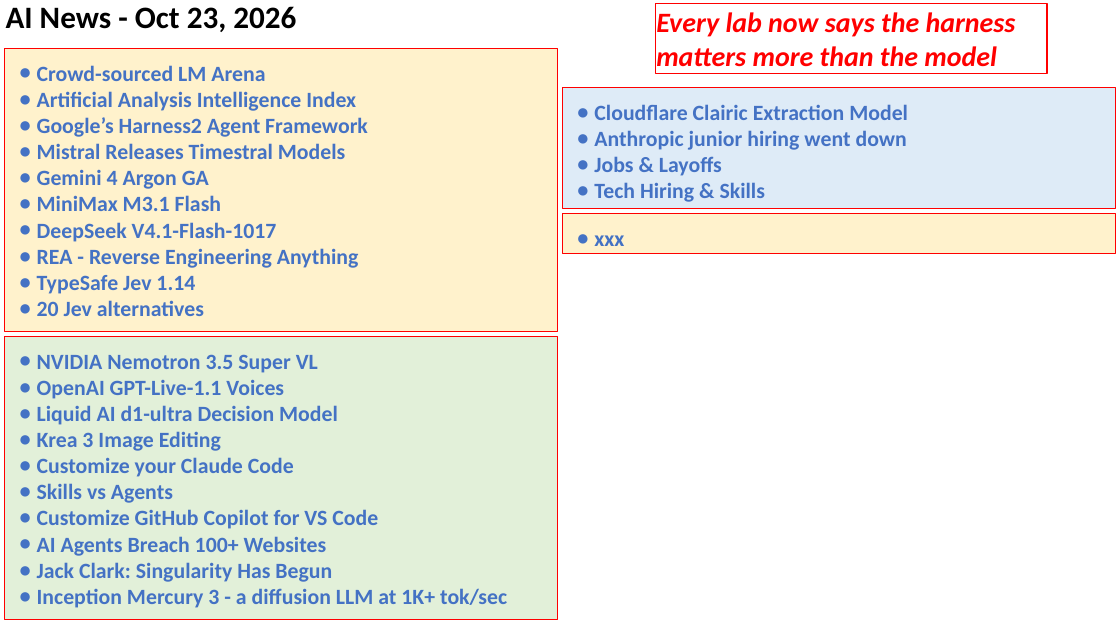
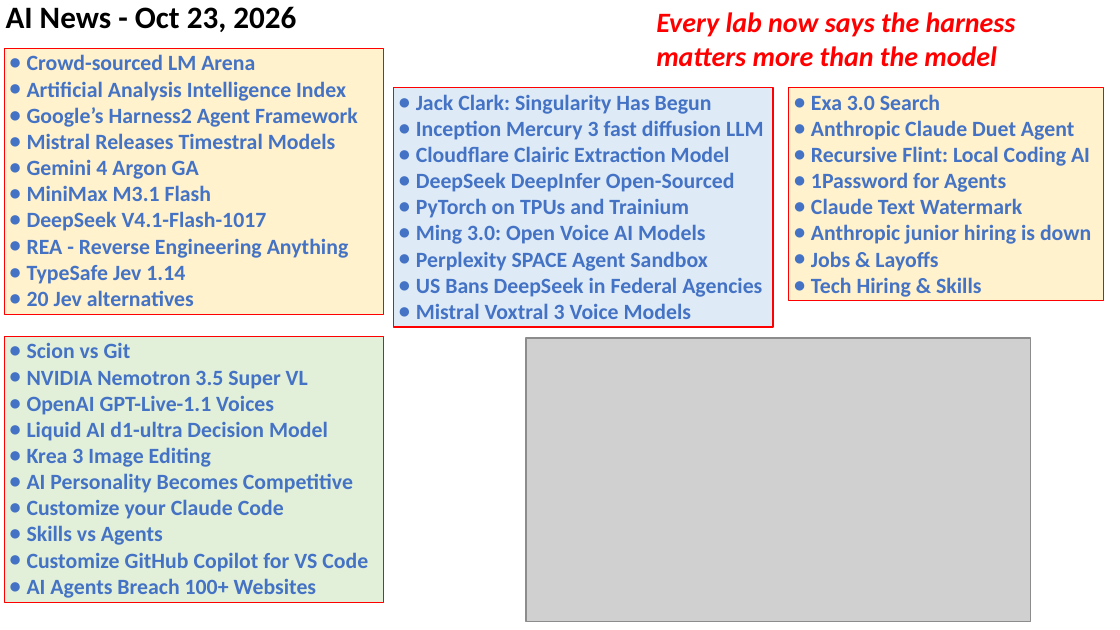
Before and after one commit to lselector/seminar, a slide deck: slide 1 of 2026/2026-10-23-AI-News.pptx. Drawn at 1120x630 pixels with LibreOffice and Linux fonts; fonts in the diff are those of the drawing; grey boxes stand for pictures. Boxes give left, top, right and bottom in pixels: in the first picture for what was removed or moved away, otherwise in the second. Text is boxed around its words. In the diff, an @@ line names an element or a change of style, - is before the commit and + after.

```diff
--- a/2026/2026-10-23-AI-News.pptx
+++ b/2026/2026-10-23-AI-News.pptx
@@ text "Every lab now says the ...": place and size @@
-text "Every lab now says the ..." at box(655, 3, 1047, 74)
+text "Every lab now says the ..." at box(656, 12, 1016, 67)
@@ text "Every lab now says the ..." at box(656, 12, 1016, 67): outline #FF0000 0.75 pt to none @@
@@ rectangle "Crowd-sourced LM Arena": place and size @@
-rectangle "Crowd-sourced LM Arena" at box(4, 48, 558, 332)
+rectangle "Crowd-sourced LM Arena" at box(4, 48, 384, 315)
@@ rectangle "Jack Clark: Singularity Has Begun": place and size @@
-rectangle "Jack Clark: Singularity Has Begun" at box(562, 87, 1116, 208)
+rectangle "Jack Clark: Singularity Has Begun" at box(394, 87, 774, 327)
@@ rectangle added at box(788, 87, 1103, 301), fill #FFF2CC, outline #FF0000 0.75 pt, 14 pt, text #4472C4, bold @@
+● Exa 3.0 Search
+● Anthropic Claude Duet Agent
+● Recursive Flint: Local Coding AI
+● 1Password for Agents
+● Claude Text Watermark
+● Anthropic junior hiring is down
+● Jobs & Layoffs
+● Tech Hiring & Skills
@@ text in rectangle at box(416, 94, 763, 140): paragraphs added @@
+● Jack Clark: Singularity Has Begun
+● Inception Mercury 3 fast diffusion LLM
@@ text in rectangle at box(416, 172, 762, 319): text changed @@
-● Anthropic junior hiring went down
-● Jobs & Layoffs
-● Tech Hiring & Skills
+● DeepSeek DeepInfer Open-Sourced
+● PyTorch on TPUs and Trainium
+● Ming 3.0: Open Voice AI Models
+● Perplexity SPACE Agent Sandbox
+● US Bans DeepSeek in Federal Agencies
+● Mistral Voxtral 3 Voice Models
@@ rectangle removed at box(562, 213, 1116, 253) @@
-● xxx
@@ rectangle "Scion vs Git": place and size @@
-rectangle "Scion vs Git" at box(4, 336, 558, 619)
+rectangle "Scion vs Git" at box(4, 336, 384, 603)
@@ text in rectangle at box(27, 343, 131, 358): paragraph added @@
+● Scion vs Git
@@ picture added at box(526, 338, 1030, 622) @@
@@ text in rectangle at box(27, 473, 353, 493): paragraph added @@
+● AI Personality Becomes Competitive
@@ text in rectangle at box(37, 562, 507, 608): paragraphs removed @@
-● Jack Clark: Singularity Has Begun
-● Inception Mercury 3 - a diffusion LLM at 1K+ tok/sec
```
Also in this commit, not shown: 13 other slides changed, 7 slides added.
